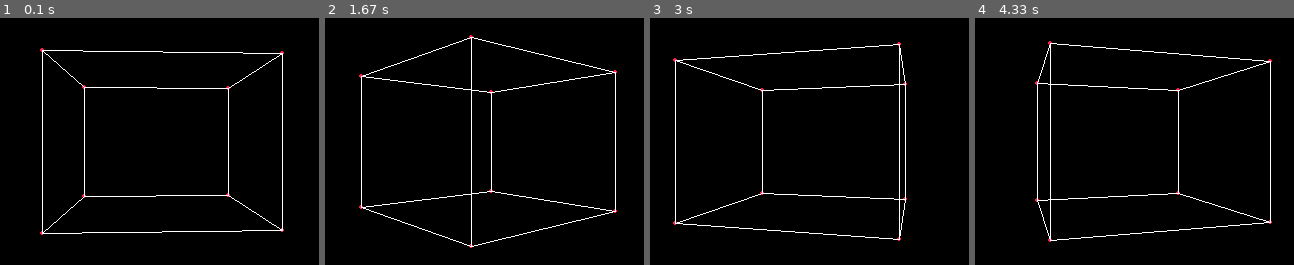
Above: before the commit, frames 1-4 (left to right).
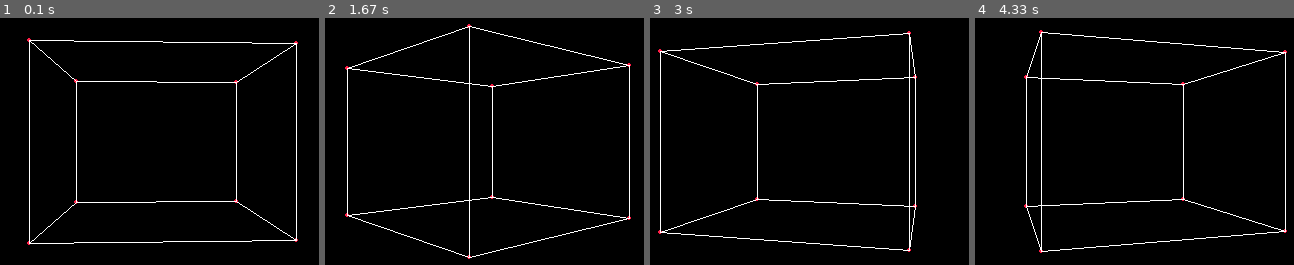
Above: after the commit, the same moments.

Repository: ShailMurtaza/PyGameLearning
Game: pygame game, started from 4.rotating_cube.py
The game is run twice, just before and just after one commit, with the same random seed, the same clock (stepped at 60 frames per second) and the same inputs.
Inputs:
- Up to frame 1 (0.1 s): no input
- Up to frame 2 (1.67 s): no input
- Up to frame 3 (3 s): no input
- Up to frame 4 (4.33 s): no input

The runs differ from the first frame. In frame 1, 4.2% of the frame differs, in the area x 8-94%, y 8-92%; in frame 2, 4.3%, in the area x 6-96%, y 2-98%; in frame 3, 4.3%; in frame 4, 4.3%.

Commit message:
4.rotating_cube: Use Focal Length of 1

Diff:
--- a/4.rotating_cube.py
+++ b/4.rotating_cube.py
@@ -103,7 +103,7 @@
     return translated_points
 
 
-f = 0.9 # Focal Length
+f = 1 # Focal Length
 def main():
     global POINTS
     while run:
